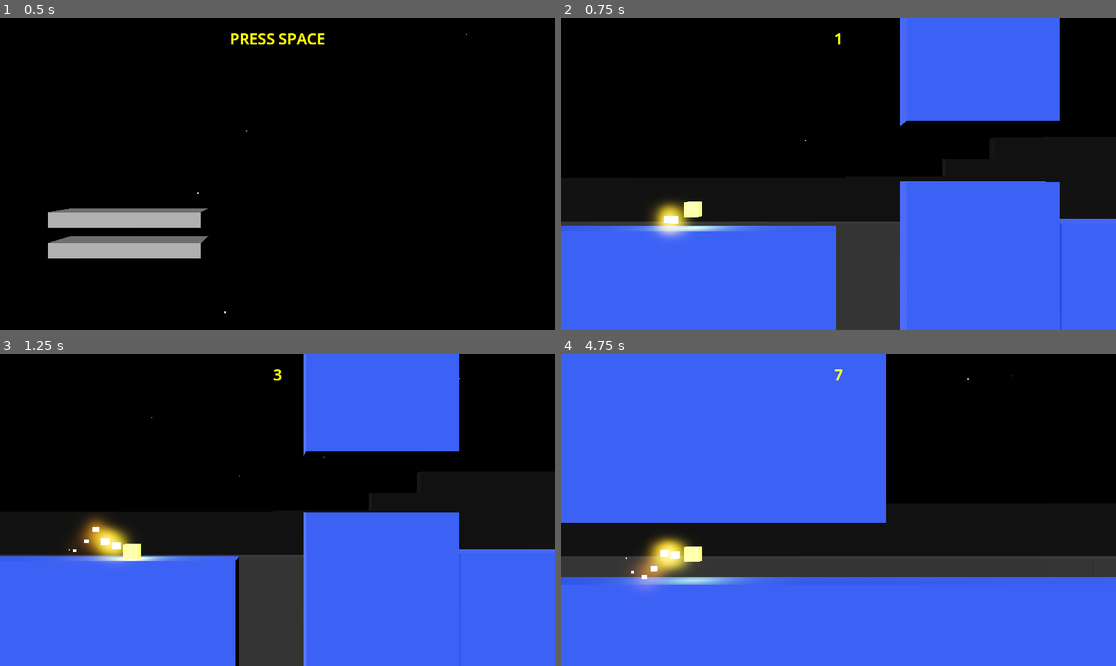
Above: before the commit, frames 1-4 (two rows, left to right).
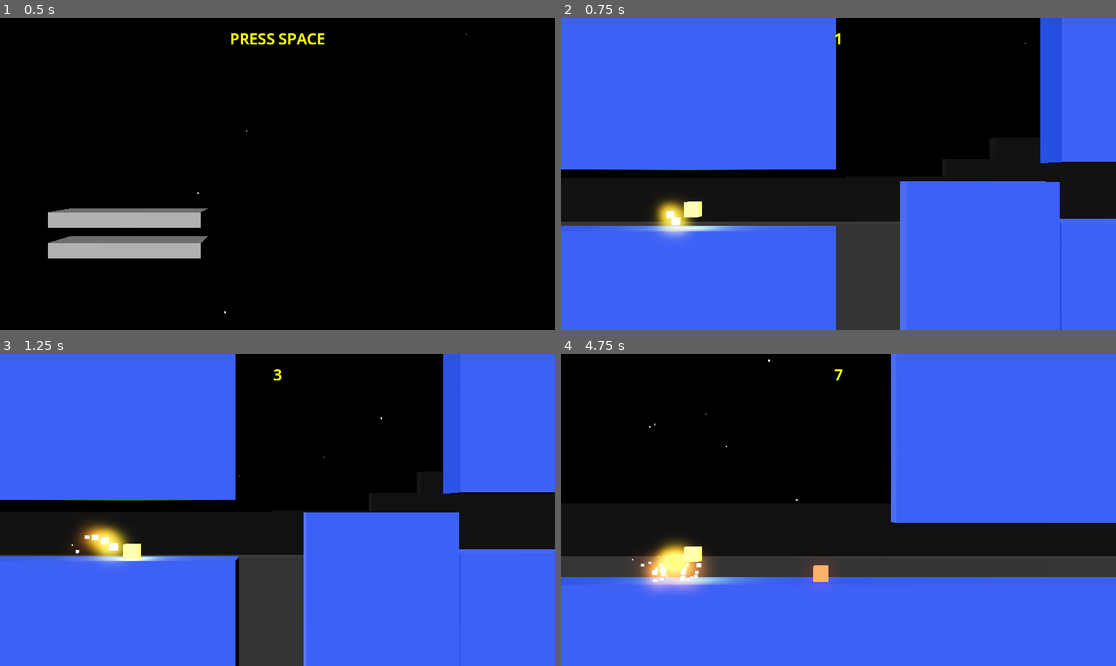
Above: after the commit, the same moments.

Repository: wangbinyq/prototypes
Game: Godot game, scene res://runner/runner.tscn
Two runs of this game, one before a commit and one after it. Both use one fixed random seed, a clock stepped at 60 frames per second and the inputs below.
Inputs (mouse positions are in pixels of both pictures, inside the frame that each line leads up to):
- Up to frame 1 (0.5 s): no input
- Up to frame 2 (0.75 s): tap Space at 0.5 s; move the mouse to (960, 158) at 0.52 s; hold Right (ui_right) from 0.53 s (still down); tap Enter (ui_accept) at 0.6 s; click (960, 158) at 0.67 s
- Up to frame 3 (1.25 s): keep holding Right (ui_right); tap Enter (ui_accept) at 0.77, 1.07 s
- Up to frame 4 (4.75 s): move the mouse to (727, 525) at 1.27 s; release Right (ui_right) at 1.28 s; hold Left (ui_left) 1.28-2.03 s; tap Enter (ui_accept) at 1.35, 1.52, 1.82, 2.1, 2.85, 3.02, 3.32, 3.6, 3.77, 4.07, 4.35, 4.52 s; click (727, 525) at 1.42 s; move the mouse to (894, 441) at 2.02 s; hold Right (ui_right) 2.03-3.53 s; click (894, 441) at 2.17 s; move the mouse to (810, 572) at 2.77 s; click (810, 572) at 2.92 s; move the mouse to (1005, 556) at 3.52 s; hold Left (ui_left) from 3.53 s (still down); click (1005, 556) at 3.67 s; move the mouse to (672, 463) at 4.27 s; click (672, 463) at 4.42 s

Frame 1 is identical in both runs. In frame 2, 38% of the frame differs, in the area x 0-100%, y 0-70%; in frame 3, 36%; in frame 4, 55%, in the area x 0-100%, y 0-77%.

Commit message:
feat(runner): add slowdown obstacle with particle effects and update skyline object behavior
- Added new SlowDownObstacleSkylineObject with mesh instances and explosion particles
- Implemented slowdown script for obstacle interaction
- Updated skyline object recycling to remove child nodes
- Enhanced obstacle generator to include new slowdown obstacles
- Added particle effects and materials for visual feedback
- Minor fixes to runner game scene initialization

Diff:
--- a/runner/runner.tscn
+++ b/runner/runner.tscn
@@ -1,9 +1,11 @@
-[gd_scene load_steps=27 format=3 uid="uid://tupafqr6hooc"]
-
+[gd_scene load_steps=38 format=3 uid="uid://tupafqr6hooc"]
+
+[ext_resource type="Shader" uid="uid://do4c0xg3hgqqx" path="res://paddle-square/bounce-particles.tres" id="1_7hwnl"]
 [ext_resource type="Script" uid="uid://bh5xanuudaram" path="res://runner/runner_game.gd" id="1_j4rbn"]
 [ext_resource type="Script" uid="uid://do4q1hltxu1uj" path="res://runner/tracking_camera.gd" id="1_ljaxb"]
 [ext_resource type="PackedScene" uid="uid://duqg3yn37oudm" path="res://runner/runner_player.tscn" id="2_25h5n"]
 [ext_resource type="Script" uid="uid://dgn8mo2w4ppn3" path="res://runner/skyline_object.gd" id="4_j4rbn"]
+[ext_resource type="Script" uid="uid://6f6sbq0d2avl" path="res://runner/slowdown.gd" id="5_ma048"]
 [ext_resource type="Script" uid="uid://duonkkwcf7kt6" path="res://runner/skyline_generator.gd" id="5_otjrf"]
 
 [sub_resource type="ProceduralSkyMaterial" id="ProceduralSkyMaterial_rakw6"]
@@ -94,6 +96,47 @@
 [sub_resource type="BoxMesh" id="BoxMesh_322il"]
 material = SubResource("StandardMaterial3D_l05rq")
 size = Vector3(10, 15, 4)
+
+[sub_resource type="StandardMaterial3D" id="StandardMaterial3D_322il"]
+albedo_color = Color(2, 0, 0, 1)
+
+[sub_resource type="BoxMesh" id="BoxMesh_yc706"]
+material = SubResource("StandardMaterial3D_322il")
+
+[sub_resource type="Gradient" id="Gradient_vmt3c"]
+offsets = PackedFloat32Array(0, 0.106383, 1)
+colors = PackedColorArray(1, 1, 0, 0, 1, 0.894, 0, 1, 1, 0, 0, 0)
+
+[sub_resource type="GradientTexture1D" id="GradientTexture1D_0diqx"]
+gradient = SubResource("Gradient_vmt3c")
+
+[sub_resource type="Curve" id="Curve_l05rq"]
+_data = [Vector2(0, 1), 0.0, 0.0, 0, 0, Vector2(1, 0), 0.0, 0.0, 0, 0]
+point_count = 2
+
+[sub_resource type="CurveTexture" id="CurveTexture_0diqx"]
+curve = SubResource("Curve_l05rq")
+
+[sub_resource type="ParticleProcessMaterial" id="ParticleProcessMaterial_322il"]
+lifetime_randomness = 0.5
+emission_shape = 1
+emission_sphere_radius = 1.0
+spread = 180.0
+initial_velocity_min = 2.0
+initial_velocity_max = 4.0
+gravity = Vector3(0, 0, 0)
+scale_min = 0.5
+scale_max = 0.5
+scale_curve = SubResource("CurveTexture_0diqx")
+color_ramp = SubResource("GradientTexture1D_0diqx")
+
+[sub_resource type="ShaderMaterial" id="ShaderMaterial_0diqx"]
+render_priority = 0
+shader = ExtResource("1_7hwnl")
+shader_parameter/Intensity = 10.0
+
+[sub_resource type="BoxMesh" id="BoxMesh_6vlst"]
+material = SubResource("ShaderMaterial_0diqx")
 
 [node name="RunnerGame" type="Node3D"]
 script = ExtResource("1_j4rbn")
@@ -200,6 +243,35 @@
 mesh = SubResource("BoxMesh_322il")
 skeleton = NodePath("../../..")
 
+[node name="SlowDownObstacleSkylineObject" type="Node3D" parent="SkylineObjects"]
+script = ExtResource("4_j4rbn")
+extents = 5.0
+gap_y_max = 100.0
+
+[node name="MeshInstance3D" type="MeshInstance3D" parent="SkylineObjects/SlowDownObstacleSkylineObject"]
+transform = Transform3D(1, 0, 0, 0, 1, 0, 0, 0, 1, 0, -7.5, 0)
+mesh = SubResource("BoxMesh_322il")
+skeleton = NodePath("../../..")
+
+[node name="MeshInstance3D2" type="MeshInstance3D" parent="SkylineObjects/SlowDownObstacleSkylineObject"]
+transform = Transform3D(1, 0, 0, 0, 1, 0, 0, 0, 1, 0, 0.5, 0)
+mesh = SubResource("BoxMesh_yc706")
+skeleton = NodePath("../../..")
+
+[node name="SlowdownObject" type="Node3D" parent="SkylineObjects/SlowDownObstacleSkylineObject" node_paths=PackedStringArray("item", "explosion_particle")]
+script = ExtResource("5_ma048")
+item = NodePath("../MeshInstance3D2")
+explosion_particle = NodePath("../Explosion Particle")
+metadata/_custom_type_script = "uid://6f6sbq0d2avl"
+
+[node name="Explosion Particle" type="GPUParticles3D" parent="SkylineObjects/SlowDownObstacleSkylineObject"]
+emitting = false
+amount = 100
+one_shot = true
+explosiveness = 1.0
+process_material = SubResource("ParticleProcessMaterial_322il")
+draw_pass_1 = SubResource("BoxMesh_6vlst")
+
 [node name="ObstacleSkylineObject2" type="Node3D" parent="SkylineObjects"]
 script = ExtResource("4_j4rbn")
 extents = 5.0
@@ -223,7 +295,7 @@
 
 [node name="ObstacleGenerator" type="Node3D" parent="." node_paths=PackedStringArray("objects", "gap_object")]
 script = ExtResource("5_otjrf")
-objects = [NodePath("../SkylineObjects/ObstacleSkylineObject"), NodePath("../SkylineObjects/ObstacleSkylineObject2")]
+objects = [NodePath("../SkylineObjects/ObstacleSkylineObject2"), NodePath("../SkylineObjects/SlowDownObstacleSkylineObject")]
 altitude_min = -4.0
 altitude_max = 7.0
 gap_length_max = 5.0
--- a/runner/runner_game.gd
+++ b/runner/runner_game.gd
@@ -18,6 +18,7 @@
 			skyline_generators.append(child)
 
 func start_new_game():
+	$Scene.hide()
 	tracking_camera.start_new_game()
 	runner.start_new_game(obstacle_generator.start_new_game(tracking_camera))
 	tracking_camera.track(runner.position)
--- a/runner/runner_player.tscn
+++ b/runner/runner_player.tscn
@@ -12,14 +12,14 @@
 offsets = PackedFloat32Array(0, 0.106383, 1)
 colors = PackedColorArray(1, 1, 0, 0, 1, 0.894, 0, 1, 1, 0, 0, 0)
 
-[sub_resource type="GradientTexture1D" id="GradientTexture1D_0diqx"]
+[sub_resource type="GradientTexture1D" id="GradientTexture1D_0y15v"]
 gradient = SubResource("Gradient_25h5n")
 
 [sub_resource type="Curve" id="Curve_ljaxb"]
 _data = [Vector2(0, 1), 0.0, 0.0, 0, 0, Vector2(1, 0), 0.0, 0.0, 0, 0]
 point_count = 2
 
-[sub_resource type="CurveTexture" id="CurveTexture_0diqx"]
+[sub_resource type="CurveTexture" id="CurveTexture_8bhag"]
 curve = SubResource("Curve_ljaxb")
 
 [sub_resource type="ParticleProcessMaterial" id="ParticleProcessMaterial_j4rbn"]
@@ -32,16 +32,30 @@
 gravity = Vector3(0, 0, 0)
 scale_min = 0.5
 scale_max = 0.5
-scale_curve = SubResource("CurveTexture_0diqx")
-color_ramp = SubResource("GradientTexture1D_0diqx")
+scale_curve = SubResource("CurveTexture_8bhag")
+color_ramp = SubResource("GradientTexture1D_0y15v")
 
-[sub_resource type="ShaderMaterial" id="ShaderMaterial_0diqx"]
+[sub_resource type="ShaderMaterial" id="ShaderMaterial_o4k6s"]
 render_priority = 0
 shader = ExtResource("2_8bhag")
 shader_parameter/Intensity = 10.0
 
 [sub_resource type="BoxMesh" id="BoxMesh_otjrf"]
-material = SubResource("ShaderMaterial_0diqx")
+material = SubResource("ShaderMaterial_o4k6s")
+
+[sub_resource type="Gradient" id="Gradient_vmt3c"]
+offsets = PackedFloat32Array(0, 0.106383, 1)
+colors = PackedColorArray(1, 1, 0, 0, 1, 0.894, 0, 1, 1, 0, 0, 0)
+
+[sub_resource type="GradientTexture1D" id="GradientTexture1D_0diqx"]
+gradient = SubResource("Gradient_vmt3c")
+
+[sub_resource type="Curve" id="Curve_l05rq"]
+_data = [Vector2(0, 1), 0.0, 0.0, 0, 0, Vector2(1, 0), 0.0, 0.0, 0, 0]
+point_count = 2
+
+[sub_resource type="CurveTexture" id="CurveTexture_0diqx"]
+curve = SubResource("Curve_l05rq")
 
 [sub_resource type="ParticleProcessMaterial" id="ParticleProcessMaterial_0y15v"]
 lifetime_randomness = 0.11
--- a/runner/skyline_object.gd
+++ b/runner/skyline_object.gd
@@ -36,6 +36,7 @@
 func recycle() -> SkylineObject:
 	pool.push_back(self)
 	hide()
+	get_parent().remove_child(self)
 	var n = next;
 	next = null
 	return n
@@ -46,4 +47,6 @@
 	position = pos
 
 func check(runner: Runner):
-	pass
+	for child in get_children():
+		if child.has_method('check'):
+			child.check(runner)
--- /dev/null
+++ b/runner/slowdown.gd
@@ -0,0 +1,20 @@
+class_name SlowdownObject
+extends Node3D
+
+@export var item: Node3D
+@export var explosion_particle: GPUParticles3D
+@export var radius := 1.0
+@export var speed_factor := 0.75
+@export var spawn_probability := 0.5
+
+func check(runner: Runner):
+	if item.is_visible_in_tree() and (item.global_position - runner.global_position).length_squared() < radius * radius:
+		item.hide()
+		explosion_particle.restart()
+		runner.speed_x *= speed_factor
+
+func _enter_tree() -> void:
+	if randf() < spawn_probability:
+		item.show()
+	else:
+		item.hide()
Not shown: 1 places in runner/runner_player.tscn that only renumber resources
Not shown, added: runner/slowdown.gd.uid
